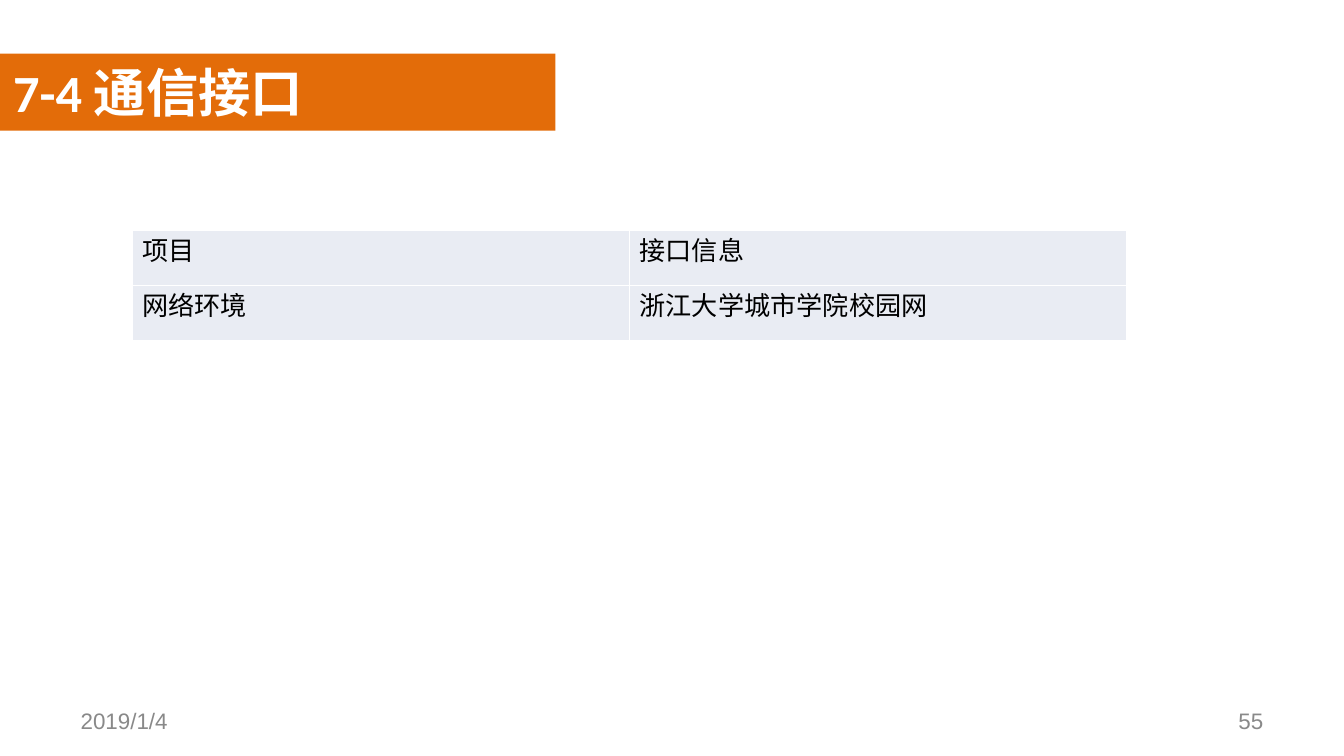
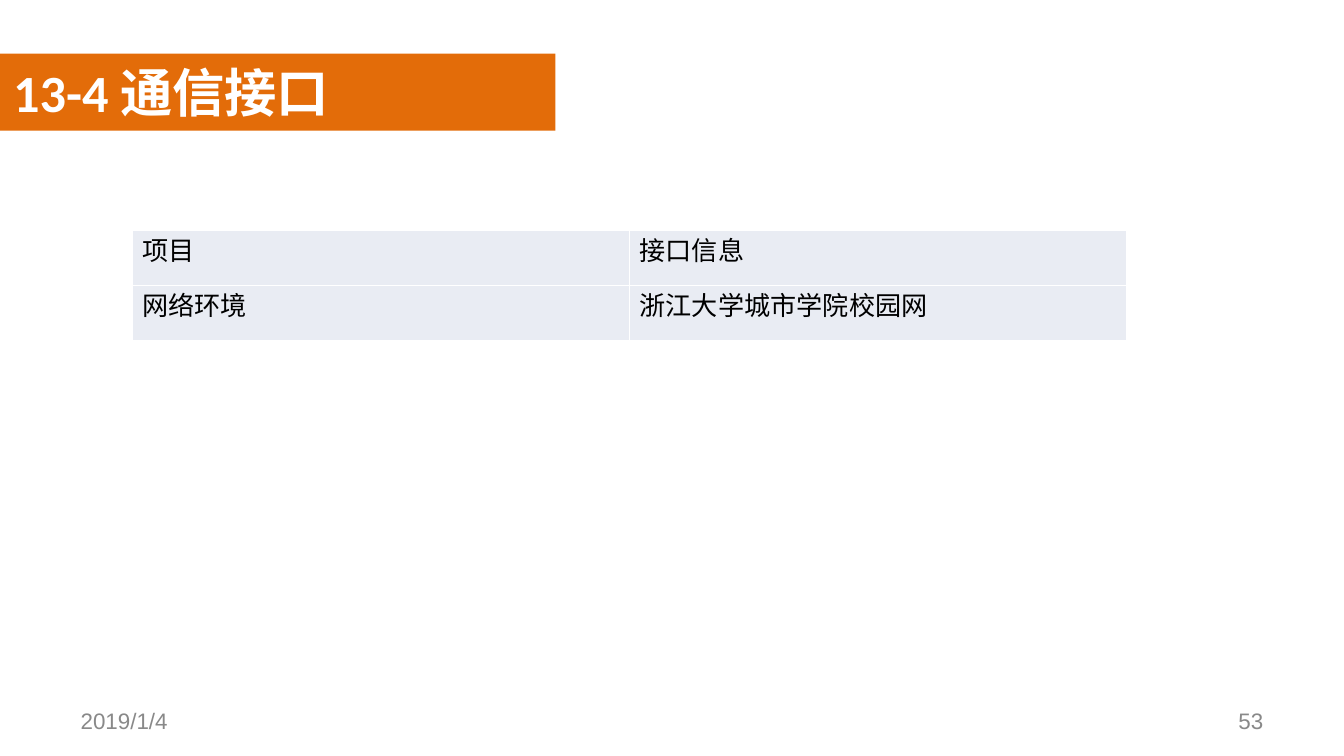
Before and after one commit to SoftwareRequirtmentsG02/Document, a slide deck: slide 53 of 案例教学系统/受控文档/分析设计/PPT/PRD2018-G02-SRS评审PPT.pptx (slide 55 before the commit). Drawn at 1344x756 pixels with LibreOffice and Linux fonts; fonts in the diff are those of the drawing; background and template pictures are left out. Boxes give left, top, right and bottom in pixels: in the first picture for what was removed or moved away, otherwise in the second. Text is boxed around its words. In the diff, an @@ line names an element or a change of style, - is before the commit and + after.

```diff
--- a/案例教学系统/受控文档/分析设计/PPT/PRD2018-G02-SRS评审PPT.pptx
+++ b/案例教学系统/受控文档/分析设计/PPT/PRD2018-G02-SRS评审PPT.pptx
@@ text at [13,67,329,117]: text changed @@
-7-4 通信接口
+13-4 通信接口
@@ page number at [1238,713,1263,729]: text changed @@
-55
+53
```
Also in this commit, not shown: 10 other slides changed, 2 slides removed, 21 other files.
